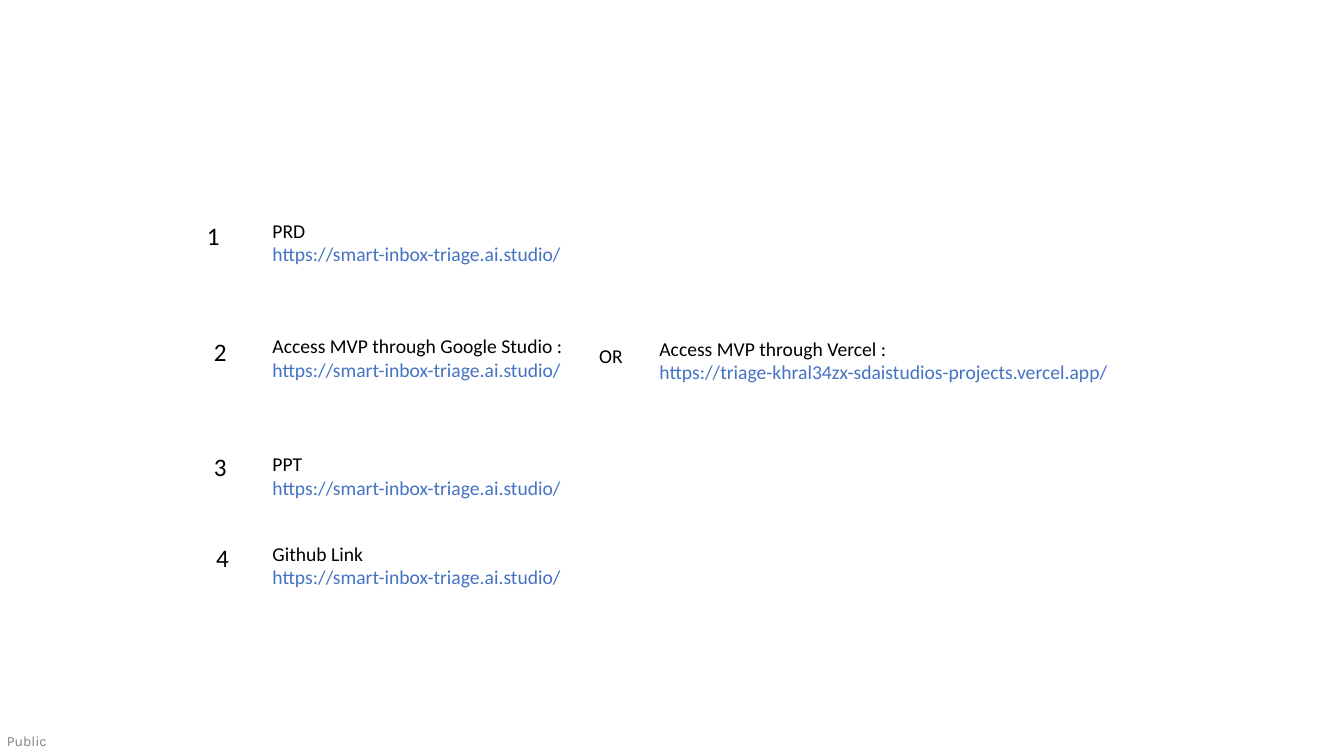
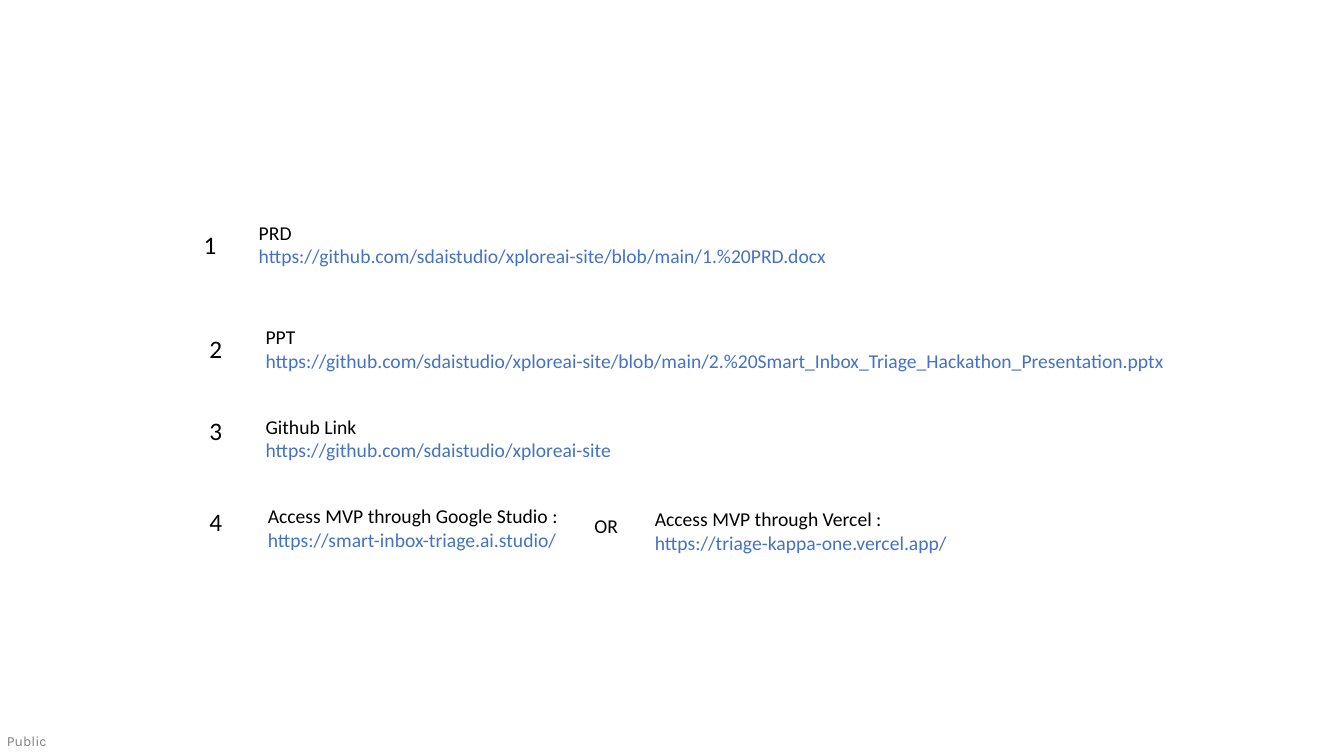
Before and after one commit to sdaistudio/xploreai-site, a slide deck: slide 9 of 2. Smart_Inbox_Triage_Hackathon_Presentation.pptx. Drawn at 1344x756 pixels with LibreOffice and Linux fonts; fonts in the diff are those of the drawing. Boxes give left, top, right and bottom in pixels: in the first picture for what was removed or moved away, otherwise in the second. Text is boxed around its words. In the diff, an @@ line names an element or a change of style, - is before the commit and + after.

```diff
--- a/2. Smart_Inbox_Triage_Hackathon_Presentation.pptx
+++ b/2. Smart_Inbox_Triage_Hackathon_Presentation.pptx
@@ text "1": place and size @@
-text "1" at bbox=[207, 228, 220, 245]
+text "1" at bbox=[204, 237, 217, 254]
@@ text at bbox=[259, 227, 826, 267]: text changed @@
-PRD
-https://smart-inbox-triage.ai.studio/
+PRD
+https://github.com/sdaistudio/xploreai-site/blob/main/1.%20PRD.docx
@@ text "2": place and size @@
-text "2" at bbox=[214, 344, 227, 361]
+text "2" at bbox=[209, 341, 222, 358]
@@ text "PPT": place and size @@
-text "PPT" at bbox=[272, 458, 560, 499]
+text "PPT" at bbox=[266, 331, 1164, 372]
@@ text at bbox=[266, 354, 1164, 372]: text changed @@
-https://smart-inbox-triage.ai.studio/
+https://github.com/sdaistudio/xploreai-site/blob/main/2.%20Smart_Inbox_Triage_Hackathon_Presentation.pptx
@@ text "3": place and size @@
-text "3" at bbox=[214, 459, 227, 476]
+text "3" at bbox=[209, 423, 222, 440]
@@ text "Github Link": place and size @@
-text "Github Link" at bbox=[272, 547, 560, 588]
+text "Github Link" at bbox=[266, 420, 611, 461]
@@ text at bbox=[266, 443, 611, 461]: text changed @@
-https://smart-inbox-triage.ai.studio/
+https://github.com/sdaistudio/xploreai-site
@@ text "4": place and size @@
-text "4" at bbox=[216, 550, 229, 567]
+text "4" at bbox=[209, 514, 222, 531]
@@ 3 texts: place and size @@
-3 texts at bbox=[272, 339, 1107, 383]
+3 texts at bbox=[268, 509, 947, 554]
@@ text at bbox=[655, 536, 947, 554]: text changed @@
-https://triage-khral34zx-sdaistudios-projects.vercel.app/
+https://triage-kappa-one.vercel.app/
```
